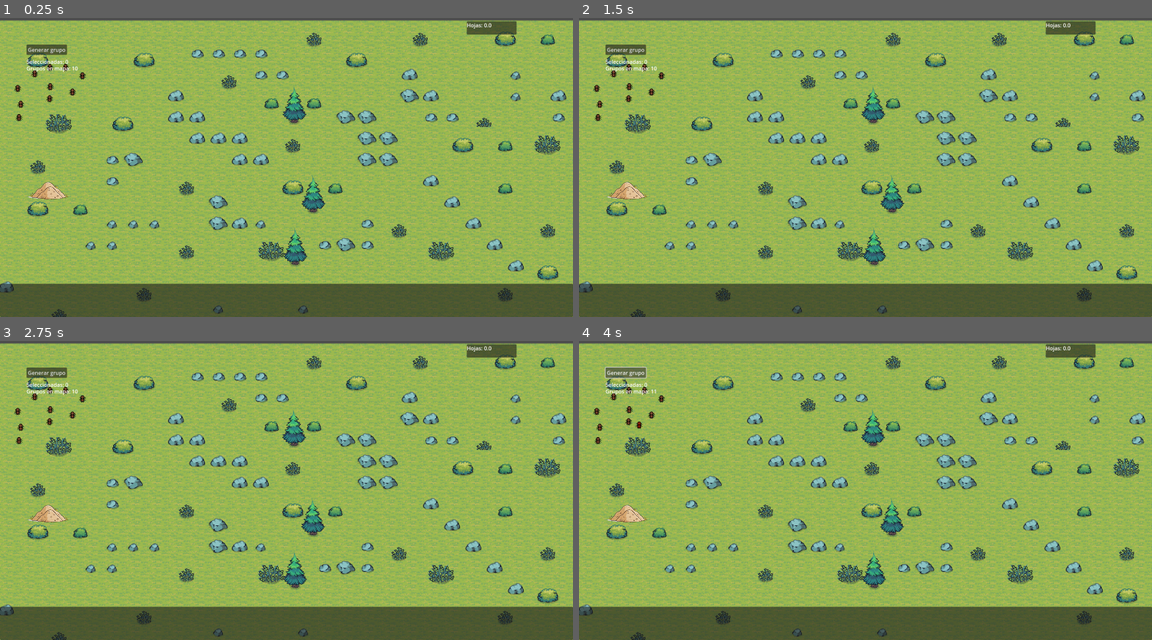
Above: before the commit, frames 1-4 (two rows, left to right).
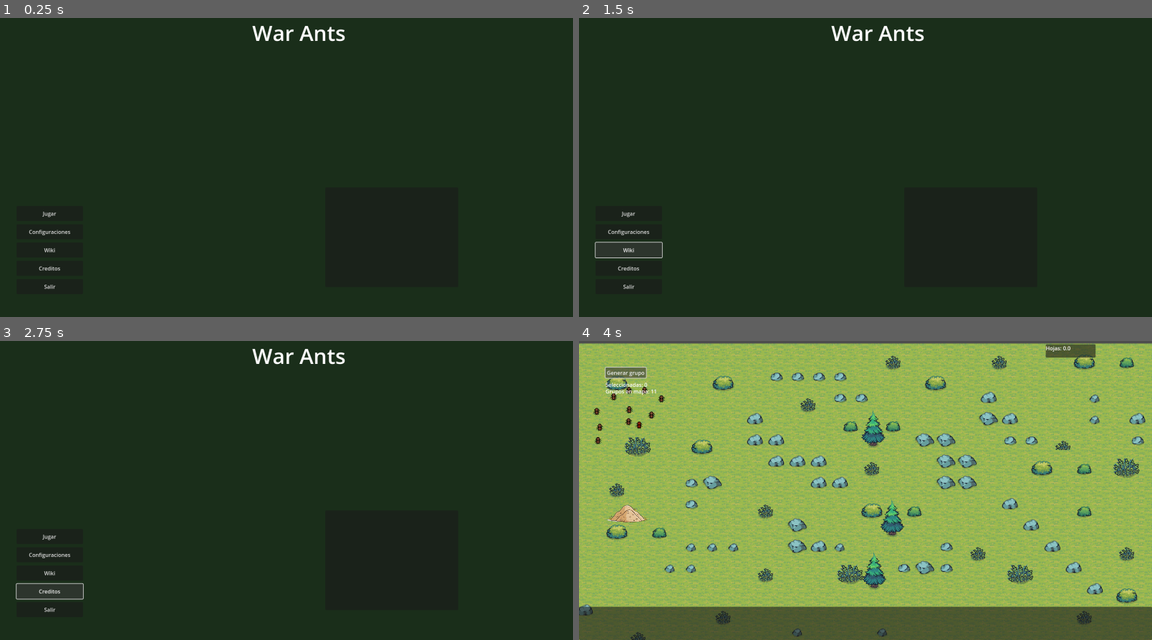
Above: after the commit, the same moments.

Repository: JNDNCZAS/War_Ants
Game: Godot game, scene res://scenes/MainMenu.tscn
Two runs of this game, one before a commit and one after it. Both use one fixed random seed, a clock stepped at 60 frames per second and the inputs below. Before the commit the project starts from res://scenes/Main.tscn.
Inputs (mouse positions are in pixels of both pictures, inside the frame that each line leads up to):
- Up to frame 1 (0.25 s): no input
- Up to frame 2 (1.5 s): click (630, 230) at 0.5 s, where only the run after the commit has a clickable "Configuraciones"; click (630, 251) at 1.25 s, where only the run after the commit has a clickable "Wiki"
- Up to frame 3 (2.75 s): click (51, 592) at 2 s, where only the run after the commit has a clickable "Creditos"
- Up to frame 4 (4 s): click (630, 535) at 2.75 s, where only the run after the commit has a clickable "Jugar"; click "Generar grupo" at 3.5 s

The runs differ from the first frame. In frame 1, 100% of the frame differs, in the area x 0-100%, y 0-100%; in frame 2, 100%; in frame 3, 100%; in frame 4, 0.2%.

Commit message:
Se agrego la escena MainMenu, la cual es ahora la escena principal del proyecto, y la primera es ejecutarse, en el cual se agrego el titulo del juego, botones con opciones y un pequeño cuadro para imagenes

Diff:
--- /dev/null
+++ b/MainMenu.gd
@@ -0,0 +1,11 @@
+extends Control
+
+func _ready():
+	$ButtonContainer/ButtonJugar.pressed.connect(_on_jugar_pressed)
+	$ButtonContainer/ButtonSalir.pressed.connect(_on_salir_pressed)
+
+func _on_jugar_pressed():
+	get_tree().change_scene_to_file("res://scenes/Main.tscn")
+
+func _on_salir_pressed():
+	get_tree().quit()
--- a/project.godot
+++ b/project.godot
@@ -11,7 +11,7 @@
 [application]
 
 config/name="click"
-run/main_scene="uid://cwpakpjdji7u1"
+run/main_scene="uid://byshkbdh6bvta"
 config/features=PackedStringArray("4.4", "Forward Plus")
 
 [autoload]
--- /dev/null
+++ b/scenes/MainMenu.tscn
@@ -0,0 +1,90 @@
+[gd_scene load_steps=2 format=3 uid="uid://byshkbdh6bvta"]
+
+[ext_resource type="Script" uid="uid://b0e1ntmgknril" path="res://MainMenu.gd" id="1_yqorp"]
+
+[node name="MainMenu" type="Control"]
+layout_mode = 3
+anchors_preset = 0
+offset_right = 1800.0
+offset_bottom = 900.0
+script = ExtResource("1_yqorp")
+
+[node name="Background" type="ColorRect" parent="."]
+layout_mode = 1
+anchors_preset = 15
+anchor_right = 1.0
+anchor_bottom = 1.0
+grow_horizontal = 2
+grow_vertical = 2
+color = Color(0.101961, 0.180392, 0.101961, 1)
+
+[node name="Title" type="Label" parent="."]
+layout_mode = 1
+anchors_preset = 5
+anchor_left = 0.5
+anchor_right = 0.5
+offset_left = -140.5
+offset_right = 140.5
+offset_bottom = 88.0
+grow_horizontal = 2
+theme_override_font_sizes/font_size = 64
+text = "War Ants"
+horizontal_alignment = 1
+
+[node name="ButtonContainer" type="VBoxContainer" parent="."]
+custom_minimum_size = Vector2(200, 300)
+layout_mode = 1
+anchors_preset = 2
+anchor_top = 1.0
+anchor_bottom = 1.0
+offset_left = 50.0
+offset_top = -90.0
+offset_right = 90.0
+offset_bottom = -34.0
+grow_vertical = 0
+theme_override_constants/separation = 10
+
+[node name="ButtonJugar" type="Button" parent="ButtonContainer"]
+custom_minimum_size = Vector2(200, 45)
+layout_mode = 2
+text = "Jugar"
+
+[node name="ButtonConfiguraciones" type="Button" parent="ButtonContainer"]
+custom_minimum_size = Vector2(200, 45)
+layout_mode = 2
+text = "Configuraciones"
+
+[node name="ButtonWiki" type="Button" parent="ButtonContainer"]
+custom_minimum_size = Vector2(200, 45)
+layout_mode = 2
+text = "Wiki"
+
+[node name="ButtonCreditos" type="Button" parent="ButtonContainer"]
+custom_minimum_size = Vector2(200, 45)
+layout_mode = 2
+text = "Creditos"
+
+[node name="ButtonSalir" type="Button" parent="ButtonContainer"]
+custom_minimum_size = Vector2(200, 45)
+layout_mode = 2
+text = "Salir"
+
+[node name="NewsPanel" type="PanelContainer" parent="."]
+custom_minimum_size = Vector2(400, 300)
+layout_mode = 1
+anchors_preset = 3
+anchor_left = 1.0
+anchor_top = 1.0
+anchor_right = 1.0
+anchor_bottom = 1.0
+offset_left = -460.0
+offset_top = -90.0
+offset_right = -420.0
+offset_bottom = -90.0
+grow_horizontal = 0
+grow_vertical = 0
+
+[node name="NewsImagen" type="TextureRect" parent="NewsPanel"]
+layout_mode = 2
+expand_mode = 2
+stretch_mode = 5
Not shown, added: MainMenu.gd.uid
